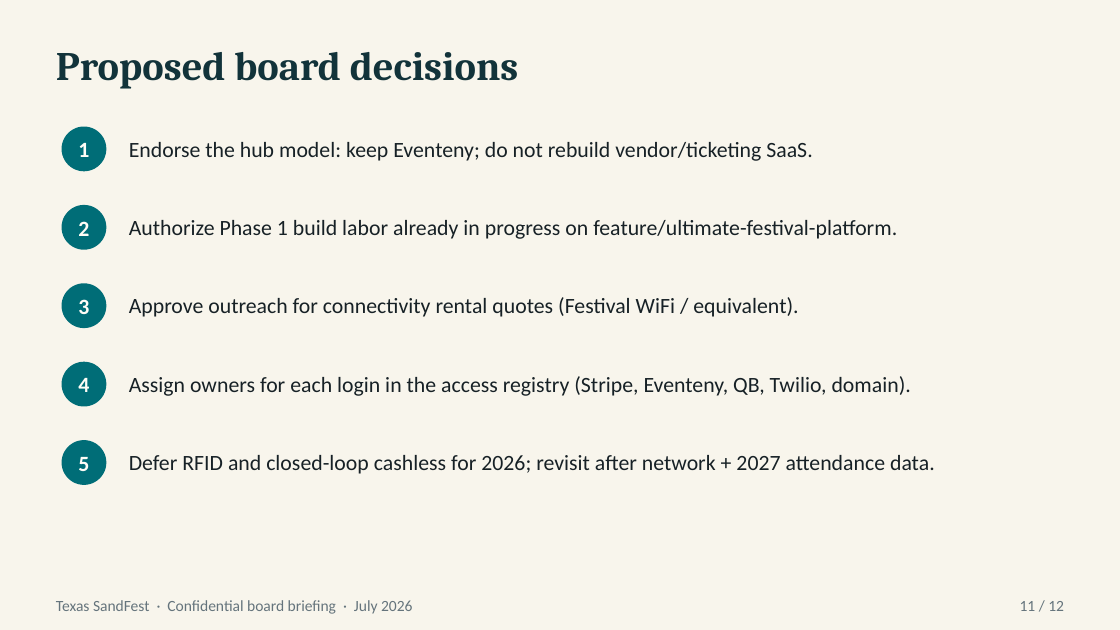
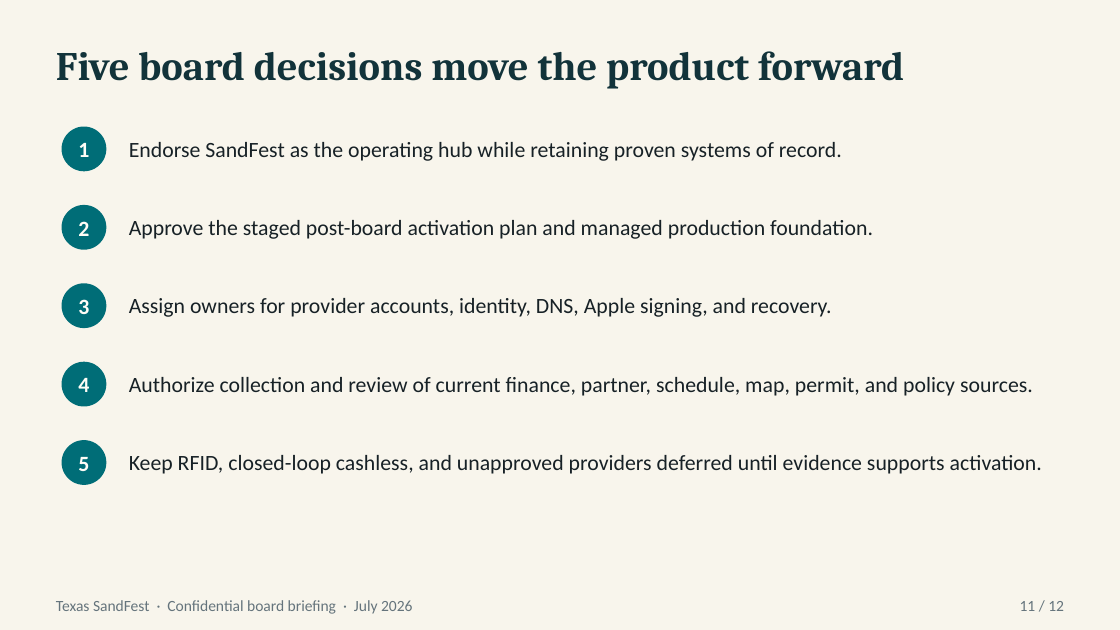
Before and after one commit to nickbmerrill-collab/texas-sandfest, a slide deck: slide 11 of docs/presentations/SandFest-Board-Platform-Briefing.pptx. Drawn at 1120x630 pixels with LibreOffice and Linux fonts; fonts in the diff are those of the drawing. Boxes give left, top, right and bottom in pixels: in the first picture for what was removed or moved away, otherwise in the second. Text is boxed around its words. In the diff, an @@ line names an element or a change of style, - is before the commit and + after.

Commit message:
Prepare certified SandFest board presentation package (#244)
* Prepare certified SandFest board presentation package

* Update board deck extraction expectation

* Patch PostCSS audit advisory

---------

```diff
--- a/docs/presentations/SandFest-Board-Platform-Briefing.pptx
+++ b/docs/presentations/SandFest-Board-Platform-Briefing.pptx
@@ text at (56,51,904,89): text changed @@
-Proposed board decisions
+Five board decisions move the product forward
@@ text at (129,142,842,161): text changed @@
-Endorse the hub model: keep Eventeny; do not rebuild vendor/ticketing SaaS.
+Endorse SandFest as the operating hub while retaining proven systems of record.
@@ text at (129,220,873,239): text changed @@
-Authorize Phase 1 build labor already in progress on feature/ultimate-festival-platform.
+Approve the staged post-board activation plan and managed production foundation.
@@ text at (129,298,832,317): text changed @@
-Approve outreach for connectivity rental quotes (Festival WiFi / equivalent).
+Assign owners for provider accounts, identity, DNS, Apple signing, and recovery.
@@ text at (129,377,1033,396): text changed @@
-Assign owners for each login in the access registry (Stripe, Eventeny, QB, Twilio, domain).
+Authorize collection and review of current finance, partner, schedule, map, permit, and policy sources.
@@ text at (129,455,1042,474): text changed @@
-Defer RFID and closed-loop cashless for 2026; revisit after network + 2027 attendance data.
+Keep RFID, closed-loop cashless, and unapproved providers deferred until evidence supports activation.
```
Also in this commit, not shown: 9 other slides changed, 2 slides added, 2 slides removed, 17 other files.
